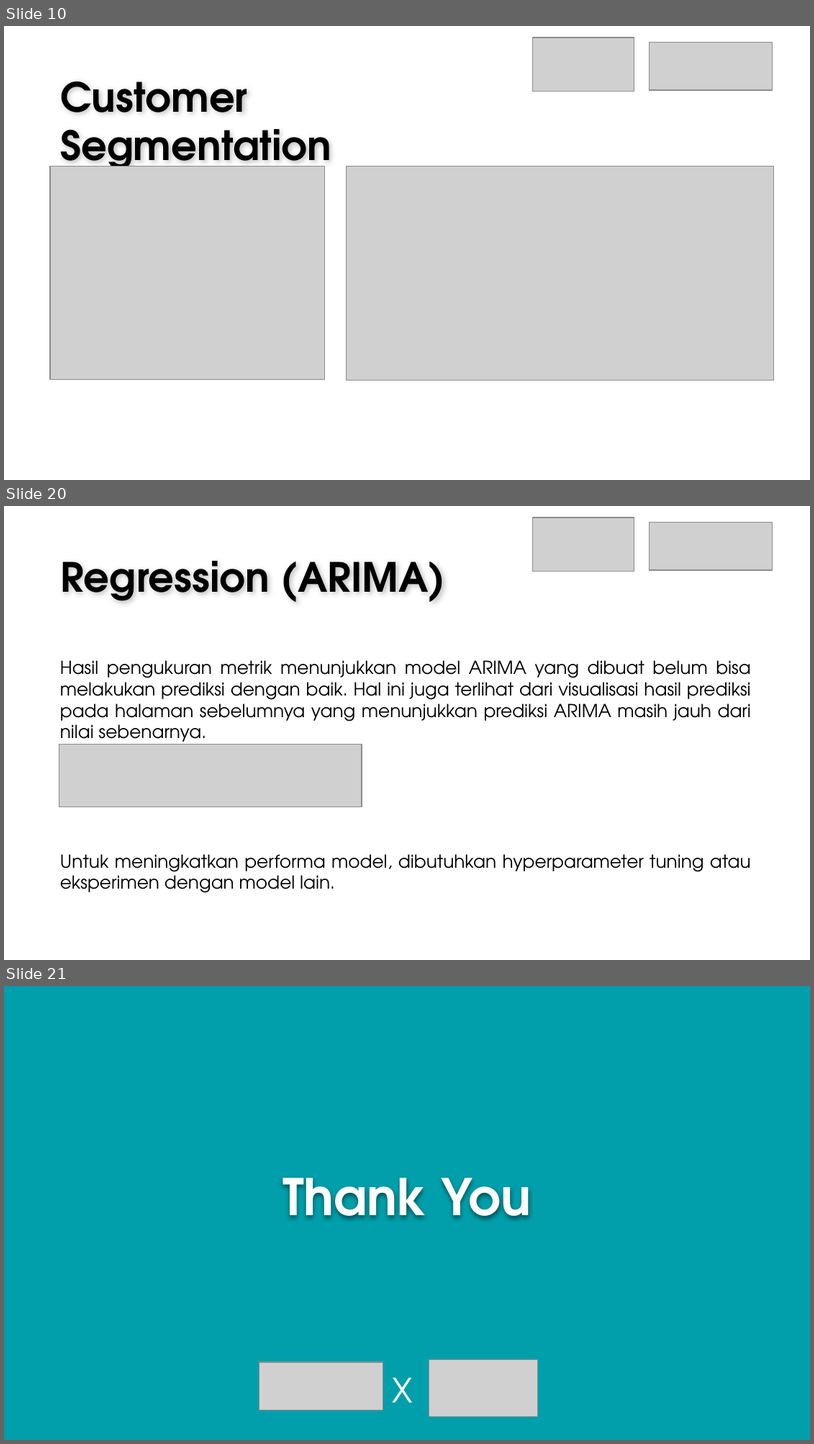
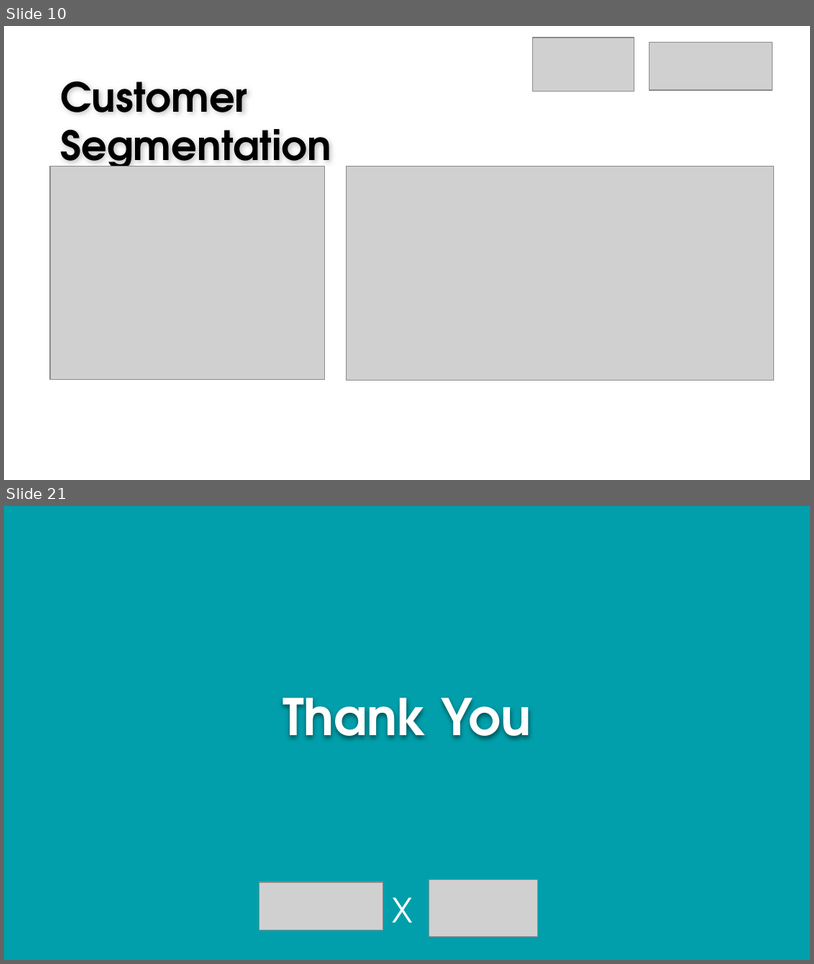
Before and after one commit to gisellehalim/kalbe-ds-vix-rakamin, a slide deck: Result Kalbe Nutritionals x Rakamin Academy.pptx. Shown one above the other, each under a label of ours: slides 10, 20 and 21 before the commit, slides 10 and 21 after it; the slides between them are not shown. The pictures are 814x1444 and 814x964 pixels, drawn with LibreOffice and Linux fonts; fonts in the diff are those of the drawing; grey boxes stand for pictures; background and template pictures are left out. Boxes give left, top, right and bottom in pixels: in the first picture for what was removed or moved away, otherwise in the second. Text is boxed around its words. In the diff, an @@ line names an element or a change of style, - is before the commit and + after.

```diff
--- a/Result Kalbe Nutritionals x Rakamin Academy.pptx
+++ b/Result Kalbe Nutritionals x Rakamin Academy.pptx
@@ slide 20 removed at (4, 506, 810, 960), background picture (left out) @@
@@ picture removed at (533, 518, 635, 571) @@
@@ picture removed at (649, 522, 772, 569) @@
@@ text removed at (60, 561, 446, 602) @@
-Regression (ARIMA)
@@ text removed at (60, 660, 751, 889) @@
-Hasil pengukuran metrik menunjukkan model ARIMA yang dibuat belum bisa melakukan prediksi dengan baik. Hal ini juga terlihat dari visualisasi hasil prediksi pada halaman sebelumnya yang menunjukkan prediksi ARIMA masih jauh dari nilai sebenarnya.
-Untuk meningkatkan performa model, dibutuhkan hyperparameter tuning atau eksperimen dengan model lain.
@@ picture removed at (59, 744, 361, 806) @@
```
Also in this commit, not shown: 13 slides changed, 1 slide added.
